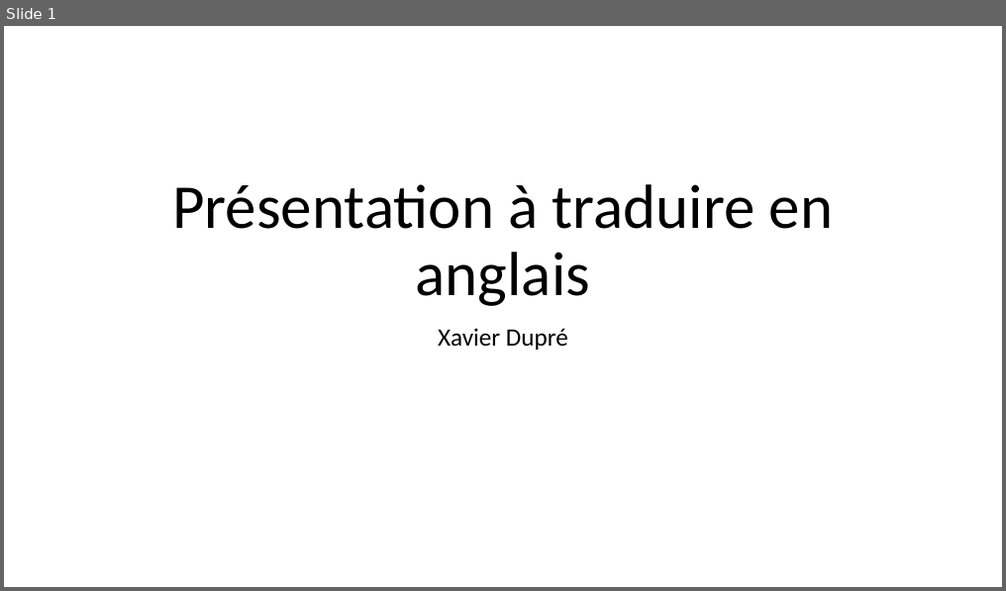
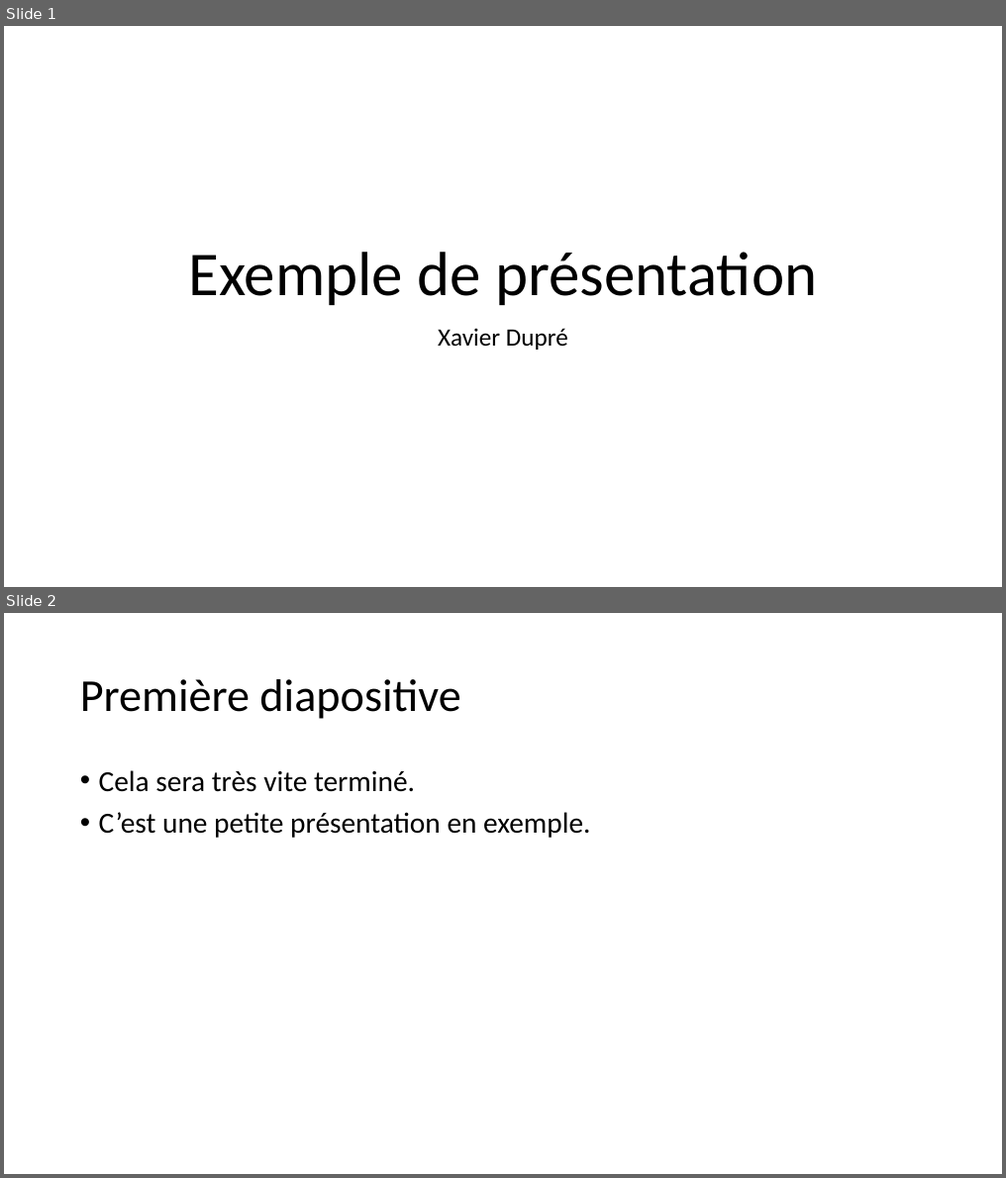
Before and after one commit to sdpython/jupytalk, a slide deck: _unittests/ut_mokadi/data/simple.pptx. Shown one above the other, each under a label of ours: slide 1 before the commit, slides 1 and 2 after it. The pictures are 1006x591 and 1006x1178 pixels, drawn with LibreOffice and Linux fonts; fonts in the diff are those of the drawing. Boxes give left, top, right and bottom in pixels: in the first picture for what was removed or moved away, otherwise in the second. Text is boxed around its words. In the diff, an @@ line names an element or a change of style, - is before the commit and + after.

```diff
--- a/_unittests/ut_mokadi/data/simple.pptx
+++ b/_unittests/ut_mokadi/data/simple.pptx
@@ slide 2 added at bbox=[4, 613, 1002, 1174], background #FFFFFF @@
@@ title added at bbox=[80, 679, 460, 719], 44 pt, text #000000 @@
+Première diapositive
@@ text added at bbox=[99, 770, 590, 838], 28 pt, text #000000 @@
+• Cela sera très vite terminé.
+• C’est une petite présentation en exemple.
@@ slide 1 changed as well @@
@@ title at bbox=[188, 252, 817, 305]: text changed @@
-Présentation à traduire en anglais
+Exemple de présentation
```
Also in this commit, not shown: 1 slide removed, 14 other files.
